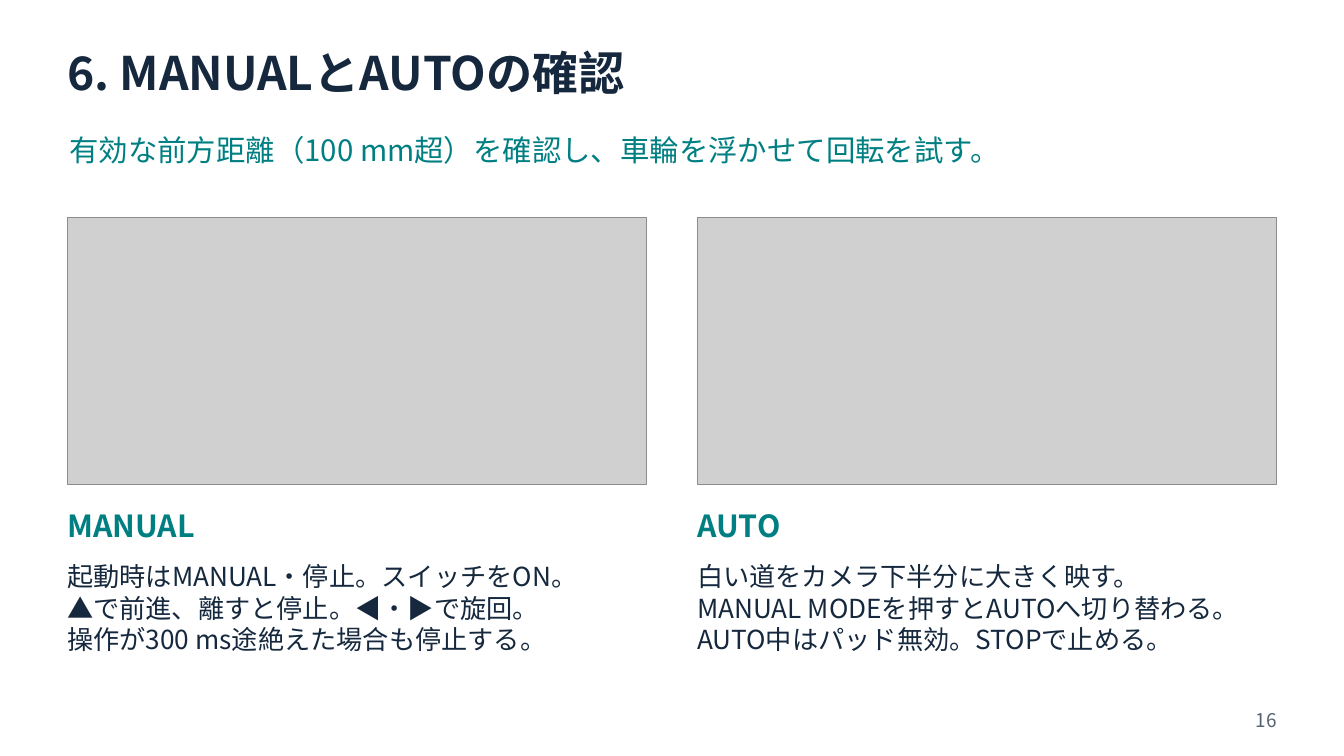
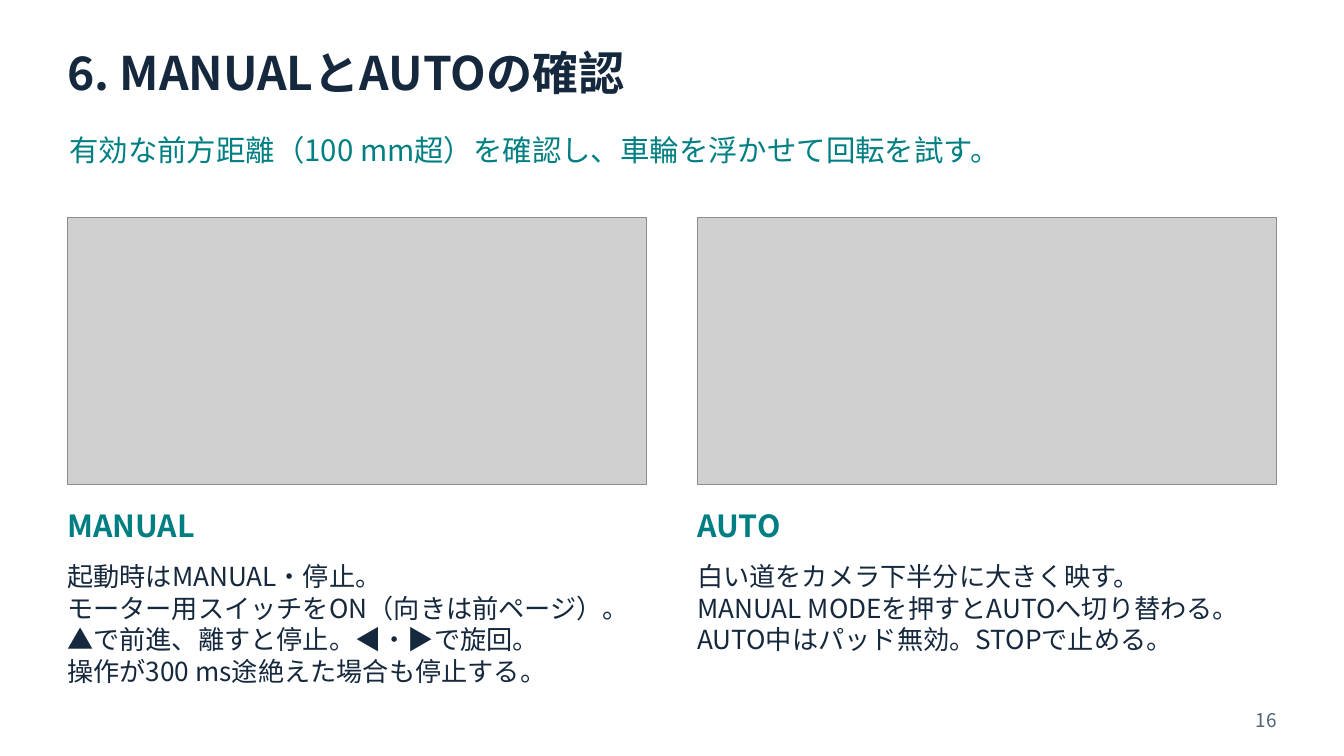
Before and after one commit to tut-cc/tron-2026-autonomous-driving, a slide deck: slide 16 of docs/autonomous-driving-batontouch.pptx. Drawn at 1344x756 pixels with LibreOffice and Linux fonts; fonts in the diff are those of the drawing; grey boxes stand for pictures. Boxes give left, top, right and bottom in pixels: in the first picture for what was removed or moved away, otherwise in the second. Text is boxed around its words. In the diff, an @@ line names an element or a change of style, - is before the commit and + after.

```diff
--- a/docs/autonomous-driving-batontouch.pptx
+++ b/docs/autonomous-driving-batontouch.pptx
@@ text at box(67, 564, 629, 621): text changed @@
-起動時はMANUAL・停止。スイッチをON。
+起動時はMANUAL・停止。
+モーター用スイッチをON（向きは前ページ）。
```
Also in this commit, not shown: 1 other slide changed, 6 other files.
